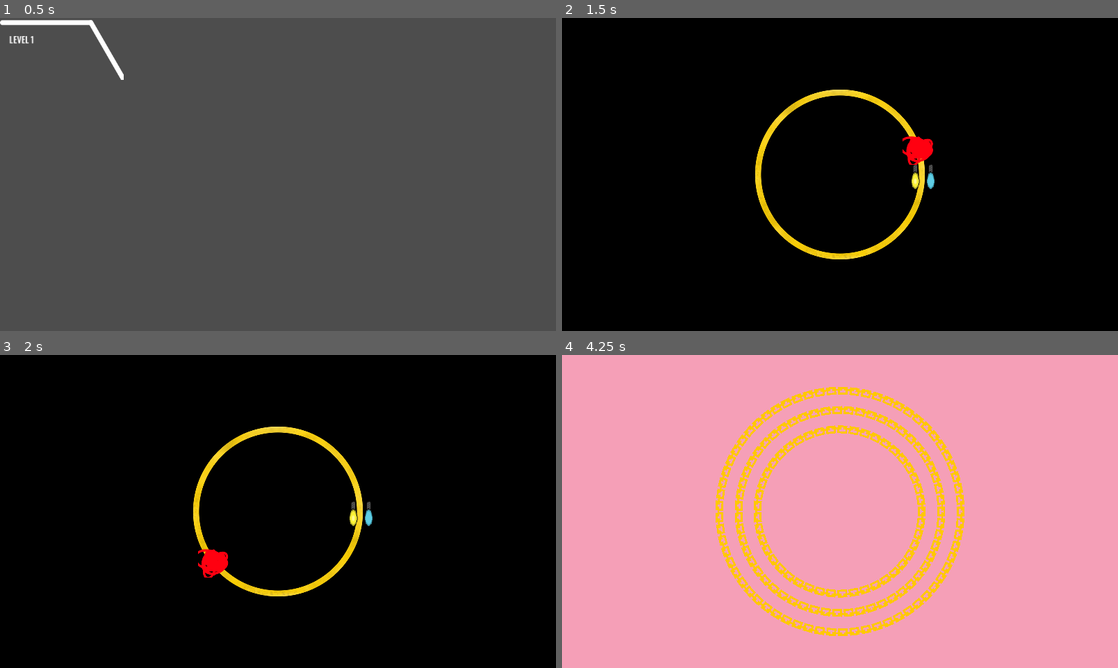
Above: before the commit, frames 1-4 (two rows, left to right).
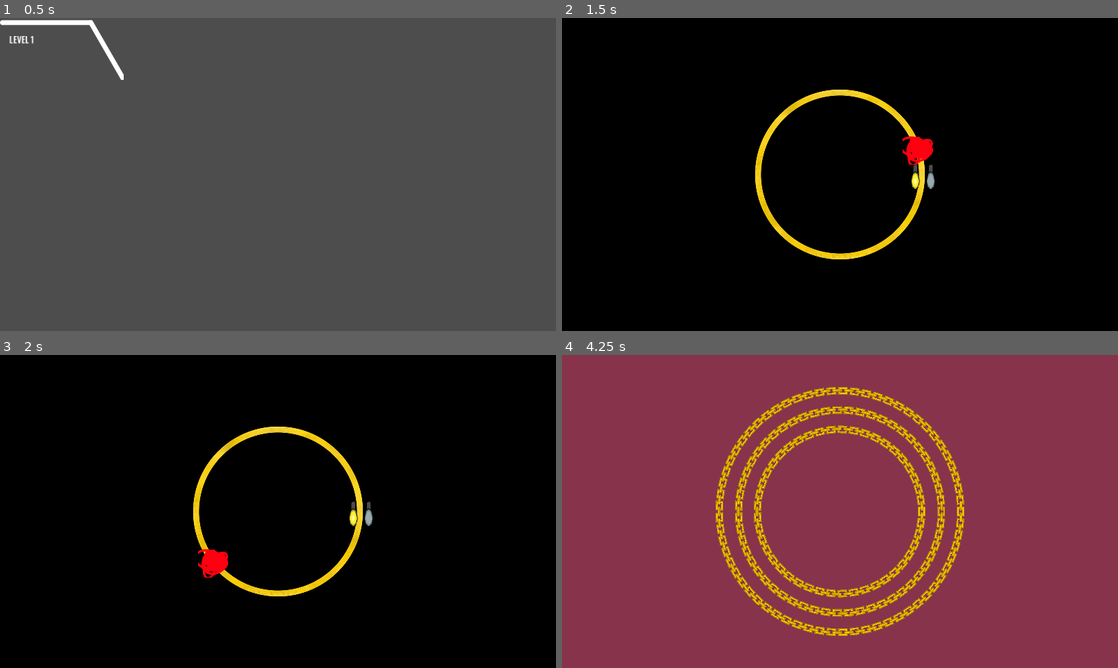
Above: after the commit, the same moments.

Repository: triangle-int/logi-charm
Game: Godot game, scene res://scenes/ui/branch.tscn
Same seed, same stepped clock (60 frames per second), same inputs: the game is played once before the commit and once after it. This scene is started directly instead of the project's main scene.
Inputs (mouse positions are in pixels of both pictures, inside the frame that each line leads up to):
- Up to frame 1 (0.5 s): no input
- Up to frame 2 (1.5 s): click (623, 49) at 0.5 s; click (617, 46) at 1.25 s
- Up to frame 3 (2 s): no input
- Up to frame 4 (4.25 s): tap Enter (ui_accept) at 2, 2.27, 3.02 s; move the mouse to (812, 574) at 2.02 s; move the mouse to (1006, 558) at 2.77 s; move the mouse to (673, 464) at 3.52 s

Frame 1 is identical in both runs. In frame 2, less than 0.1% of the frame differs, in the area x 65-67%, y 49-55%; in frame 3, less than 0.1%; in frame 4, 98%, in the area x 0-100%, y 0-100%.

Commit message:
Retextured ring parts

Diff:
--- a/scenes/chain_node.tscn
+++ b/scenes/chain_node.tscn
@@ -1,9 +1,9 @@
-[gd_scene load_steps=2 format=3 uid="uid://dokbm8dac3v0e"]
+[gd_scene load_steps=2 format=3 uid="uid://c25ufp6ujfbvv"]
 
 [ext_resource type="Texture2D" uid="uid://cnnwyq04rvlqd" path="res://sprites/rings/ring_parts.png" id="1_b3tls"]
 
 [node name="ChainNode" type="Sprite2D"]
 texture_filter = 1
-scale = Vector2(4, 4)
+scale = Vector2(2, 2)
 texture = ExtResource("1_b3tls")
 hframes = 2
--- a/scenes/game.tscn
+++ b/scenes/game.tscn
@@ -37,7 +37,7 @@
 [node name="Pointer" parent="Center" instance=ExtResource("1_vpf3b")]
 
 [node name="Background" type="Sprite2D" parent="."]
-self_modulate = Color(0.960784, 0.623529, 0.717647, 1)
+self_modulate = Color(0.529412, 0.2, 0.298039, 1)
 z_index = -10
 scale = Vector2(2000, 2000)
 texture = ExtResource("6_yk2oo")
--- a/scripts/chain.gd
+++ b/scripts/chain.gd
@@ -18,4 +18,5 @@
 		node.position = Vector2(cos(angle), -sin(angle)) * radius
 		node.rotation = -angle
 		node.frame = index % 2
+		node.z_index = index % 2
 		add_child(node)
Not shown: 1 places in scenes/chain.tscn that only renumber resources
Not shown: 1 places in scenes/game.tscn that only renumber resources
Binary file changed: sprites/gates/end_gate.png
Binary file changed: sprites/rings/ring_parts.aseprite
Binary file changed: sprites/rings/ring_parts.png
